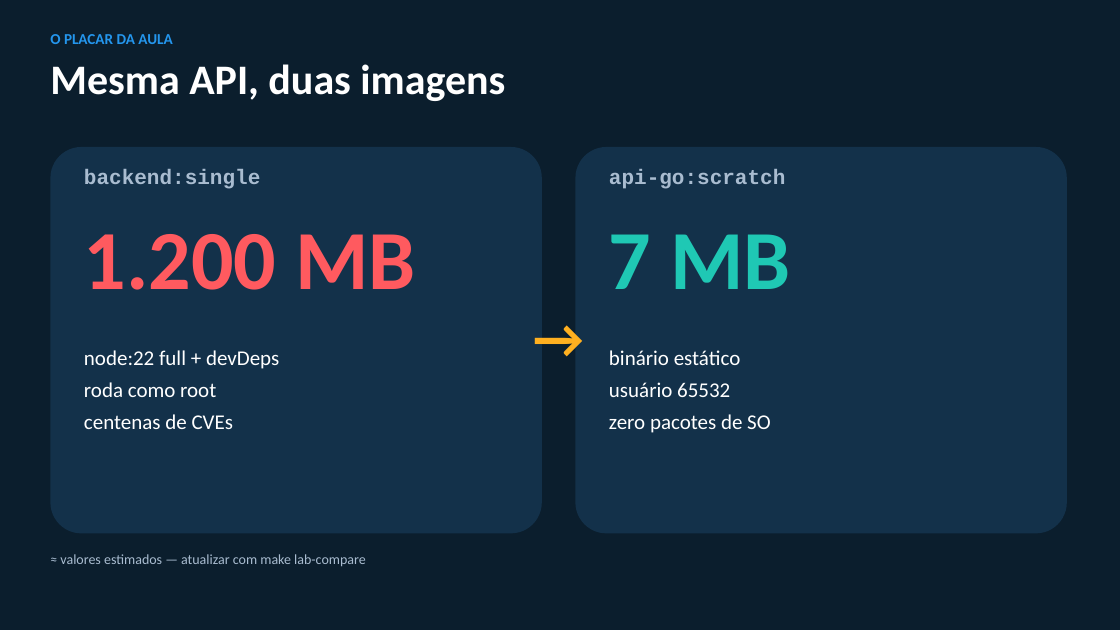
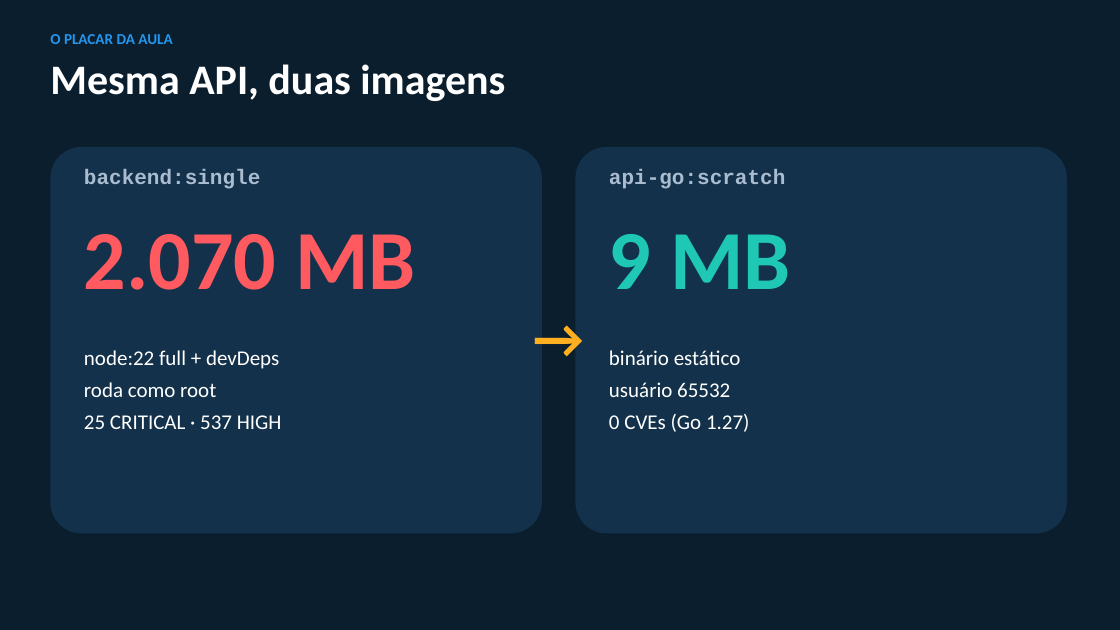
Before and after one commit to fabiofrances/appsec, a slide deck: slide 4 of reports/containerizacao-palestra.pptx. Drawn at 1120x630 pixels with LibreOffice and Linux fonts; fonts in the diff are those of the drawing. Boxes give left, top, right and bottom in pixels: in the first picture for what was removed or moved away, otherwise in the second. Text is boxed around its words. In the diff, an @@ line names an element or a change of style, - is before the commit and + after.

Commit message:
docs: roteiro, PPT e VALIDACAO com os números medidos no WSL
- tabelas reais do lab-compare e do lab-duel (Node ~360-410 MB, Go scratch 9 MB / 0 CVEs)
- novo slide "As CVEs são suas": nas bases mínimas a maioria das CVEs vem do node_modules
- história do Go 1.24 (23 HIGH até no scratch) x Go 1.27 (0)
- corrige afirmações desmentidas pela validação: Chainguard :latest tem sh,
  secret scan não acha o DD_SECRET_KEY, cache mount não acelera com rede rápida
- lab-cache: 8 s x 45 s (ordem das camadas); Swarm: 237 req, 0 falhas no update
- VALIDACAO: registro da validação de 29/10/2026 e expectativas ajustadas

Generated by Fabio Franceschetto helped by [Claude Code](https://claude.com/claude-code)

```diff
--- a/reports/containerizacao-palestra.pptx
+++ b/reports/containerizacao-palestra.pptx
@@ text at <box>84,234,415,290</box>: text changed @@
-1.200 MB
+2.070 MB
@@ text at <box>609,234,790,289</box>: text changed @@
-7 MB
+9 MB
@@ text at <box>84,415,282,429</box>: text changed @@
-centenas de CVEs
+25 CRITICAL · 537 HIGH
@@ text at <box>609,414,750,432</box>: text changed @@
-zero pacotes de SO
+0 CVEs (Go 1.27)
@@ text removed at <box>60,554,366,566</box> @@
-≈ valores estimados — atualizar com make lab-compare
```
Also in this commit, not shown: 7 other slides changed, 1 slide added, 3 other files.
